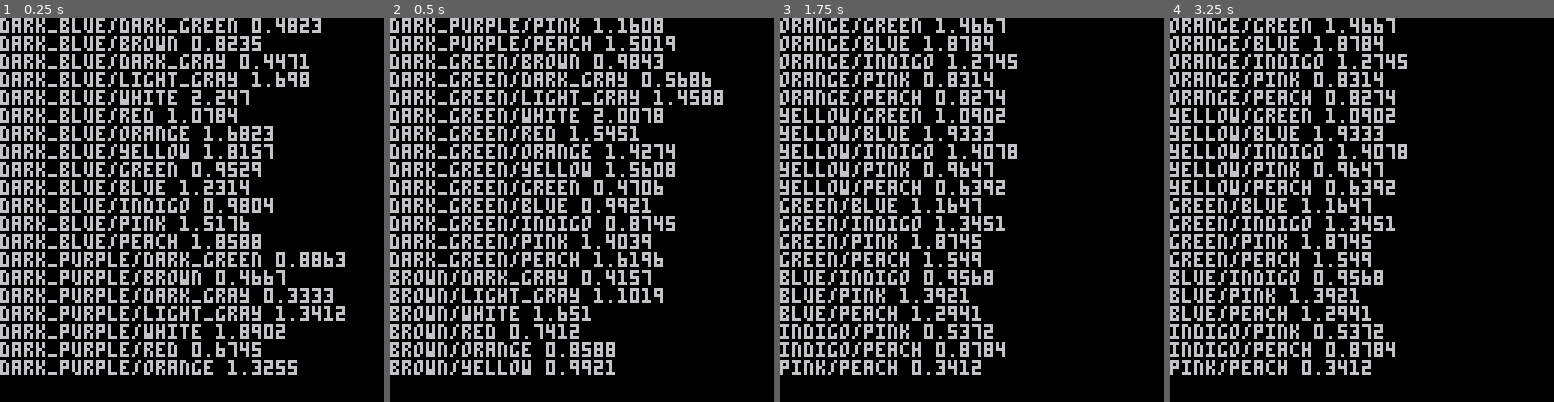
Above: before the commit, frames 1-4 (left to right).
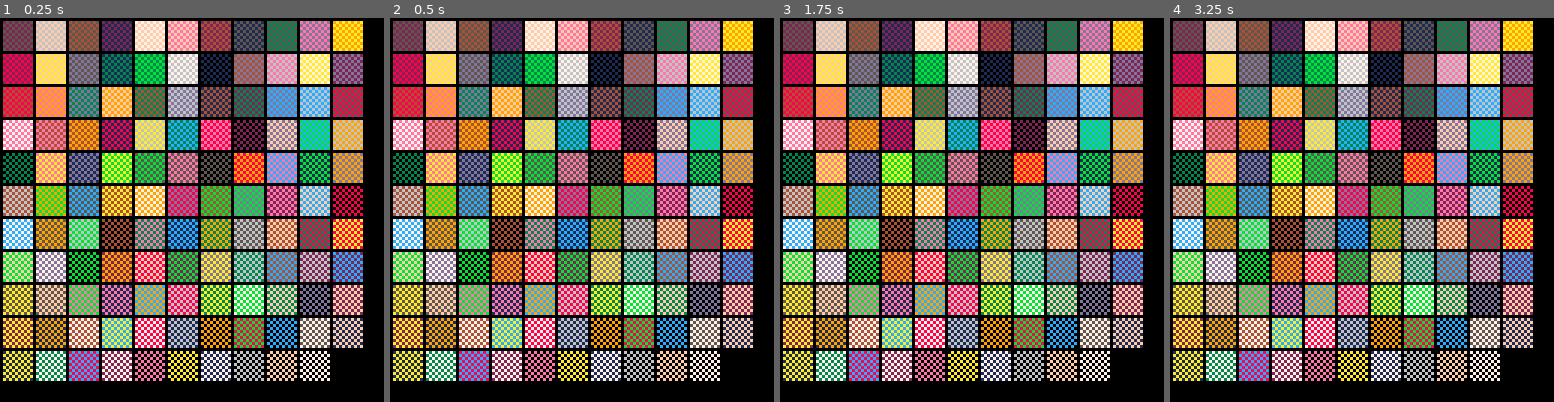
Above: after the commit, the same moments.

Repository: samhocevar/sandbox
Game: PICO-8 cartridge pico8/dither.p8
The game is run twice, just before and just after one commit, with the same random seed, the same clock (stepped at 60 frames per second) and the same inputs.
Inputs:
- Up to frame 1 (0.25 s): no input
- Up to frame 2 (0.5 s): no input
- Up to frame 3 (1.75 s): no input
- Up to frame 4 (3.25 s): no input

The runs differ from the first frame. In frame 1, 73% of the frame differs, in the area x 0-95%, y 0-95%; in frame 2, 73%; in frame 3, 72%; in frame 4, 72%.

Commit message:
Display dithered patches, roughly sorted by flickering intensity.

Diff:
--- a/pico8/dither.p8
+++ b/pico8/dither.p8
@@ -3,31 +3,69 @@
 __lua__
 
 palette = {
-    { 0x00, 0x00, 0x00, name="black" },
-    { 0x1d, 0x2b, 0x53, name="dark_blue" },
-    { 0x7e, 0x25, 0x53, name="dark_purple" },
-    { 0x00, 0x87, 0x51, name="dark_green" },
-    { 0xab, 0x52, 0x36, name="brown" },
-    { 0x5f, 0x57, 0x4f, name="dark_gray" },
-    { 0xc2, 0xc3, 0xc7, name="light_gray" },
-    { 0xff, 0xf1, 0xe8, name="white" },
-    { 0xff, 0x00, 0x4d, name="red" },
-    { 0xff, 0xa3, 0x00, name="orange" },
-    { 0xff, 0xec, 0x27, name="yellow" },
-    { 0x00, 0xe4, 0x36, name="green" },
-    { 0x29, 0xad, 0xff, name="blue" },
-    { 0x83, 0x76, 0x9c, name="indigo" },
-    { 0xff, 0x77, 0xa8, name="pink" },
-    { 0xff, 0xcc, 0xaa, name="peach" },
+  { 0x00, 0x00, 0x00, name="black" },
+  { 0x1d, 0x2b, 0x53, name="dark_blue" },
+  { 0x7e, 0x25, 0x53, name="dark_purple" },
+  { 0x00, 0x87, 0x51, name="dark_green" },
+  { 0xab, 0x52, 0x36, name="brown" },
+  { 0x5f, 0x57, 0x4f, name="dark_gray" },
+  { 0xc2, 0xc3, 0xc7, name="light_gray" },
+  { 0xff, 0xf1, 0xe8, name="white" },
+  { 0xff, 0x00, 0x4d, name="red" },
+  { 0xff, 0xa3, 0x00, name="orange" },
+  { 0xff, 0xec, 0x27, name="yellow" },
+  { 0x00, 0xe4, 0x36, name="green" },
+  { 0x29, 0xad, 0xff, name="blue" },
+  { 0x83, 0x76, 0x9c, name="indigo" },
+  { 0xff, 0x77, 0xa8, name="pink" },
+  { 0xff, 0xcc, 0xaa, name="peach" },
 }
 
-for i=1,16 do
-  for j=i+1,16 do
+for i=1,#palette do
+  palette[i][1] /= 0xff
+  palette[i][2] /= 0xff
+  palette[i][3] /= 0xff
+  palette[i].index = i-1
+end
+
+function lum(p)
+  return 0.2126*p[1] + 0.7152*p[2] + 0.0722*p[3]
+end
+
+l = {}
+
+for i=1,#palette do
+  for j=i+1,#palette do
     p,q = palette[i],palette[j]
-    d = 0
+    d = abs(lum(p) - lum(q))
     for n=1,3 do
-      d += abs(p[n]-q[n]) / 0xff
+      d += abs(p[n]-q[n])
     end
-    print(p.name.."/"..q.name.." "..d)
+    add(l, { d, p, q })
   end
 end
+
+for i=1,#l do
+  for j=i+1,#l do
+    if l[i][1] > l[j][1] then
+      l[i],l[j] = l[j],l[i]
+    end
+  end
+end
+
+n = flr(128 / sqrt(#l))
+s = flr(128 / n)
+frame = 1
+
+function _draw()
+  cls()
+  frame += 1
+  for i=1,#l do
+    local x = (i-1)%n*s
+    local y = flr((i-1)/n)*s
+    rectfill(x+1, y+1, x+s-1, y+s-1, l[i][2+frame%2].index)
+    fillp(0x5a5a.8)
+    rectfill(x+1, y+1, x+s-1, y+s-1, l[i][3-frame%2].index)
+    fillp()
+  end
+end
